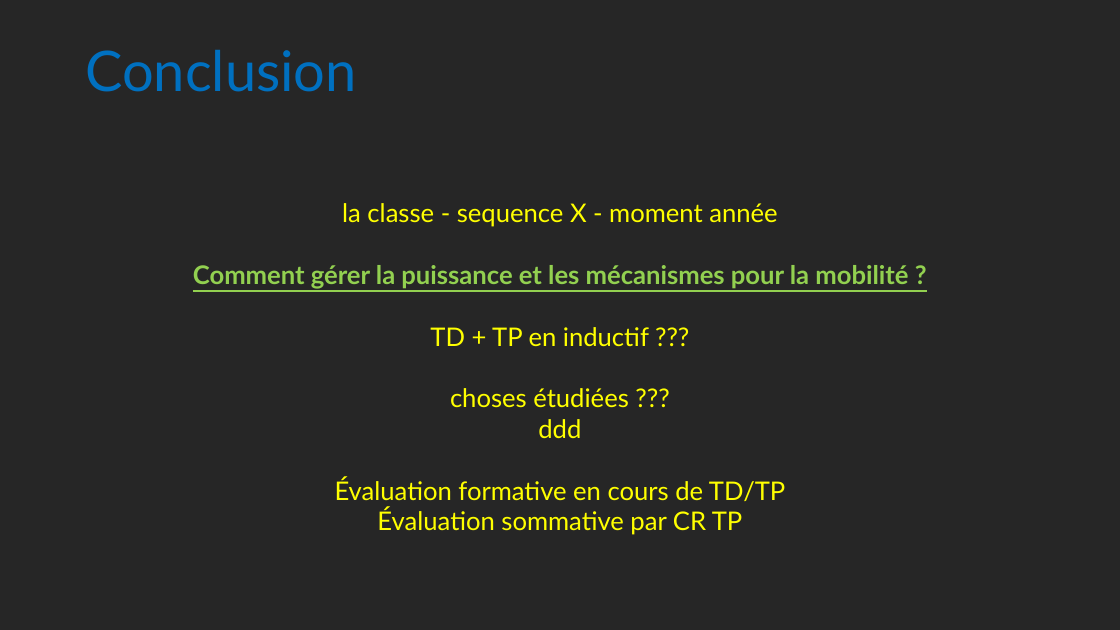
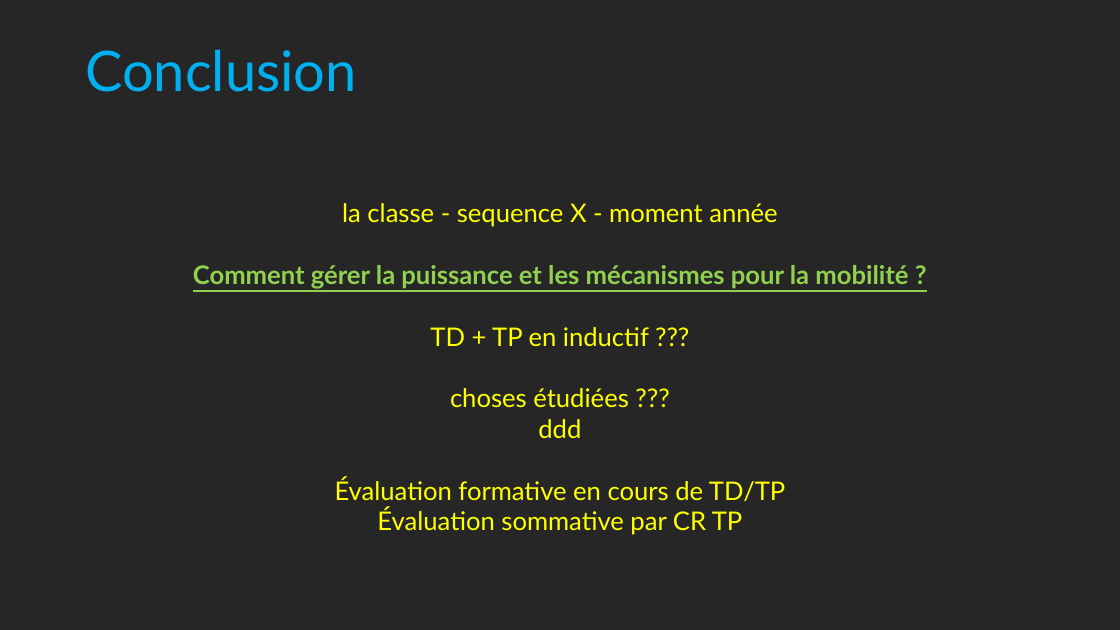
Before and after one commit to Chonamalus/Agreg, a slide deck: slide 14 of AGRG3b-Global.odp. Drawn at 1120x630 pixels with LibreOffice and Linux fonts; fonts in the diff are those of the drawing. Boxes give left, top, right and bottom in pixels: in the first picture for what was removed or moved away, otherwise in the second. Text is boxed around its words. In the diff, an @@ line names an element or a change of style, - is before the commit and + after.

```diff
--- a/AGRG3b-Global.odp
+++ b/AGRG3b-Global.odp
@@ title "Conclusion" at [85, 49, 357, 92]: text colour #0070C0 to #00B0F0 @@
```
Also in this commit, not shown: 11 other slides changed, 3 other files.
